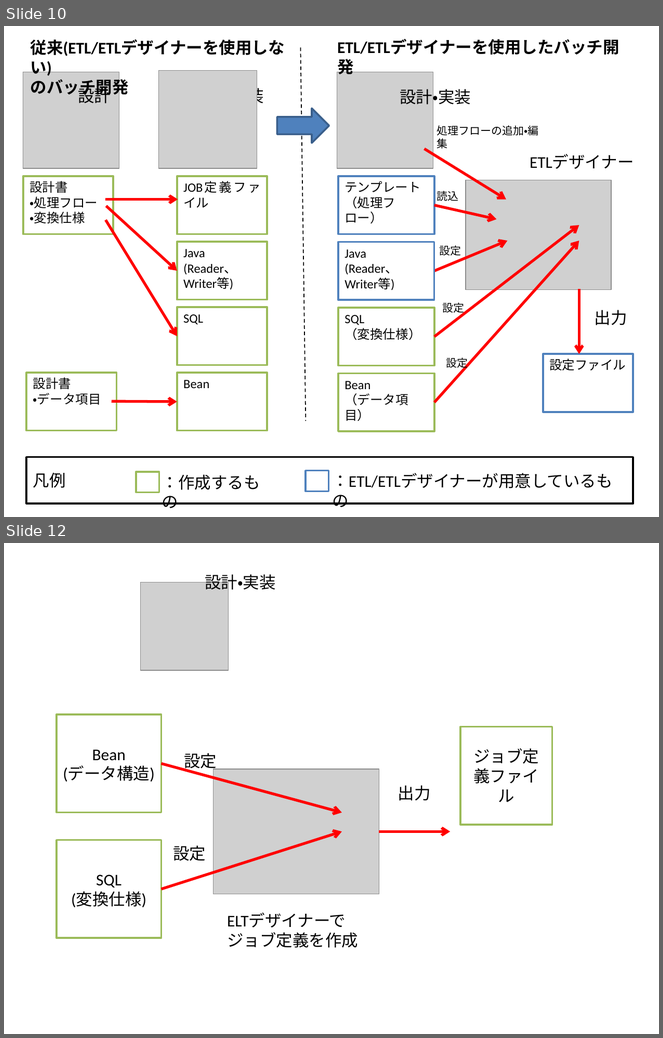
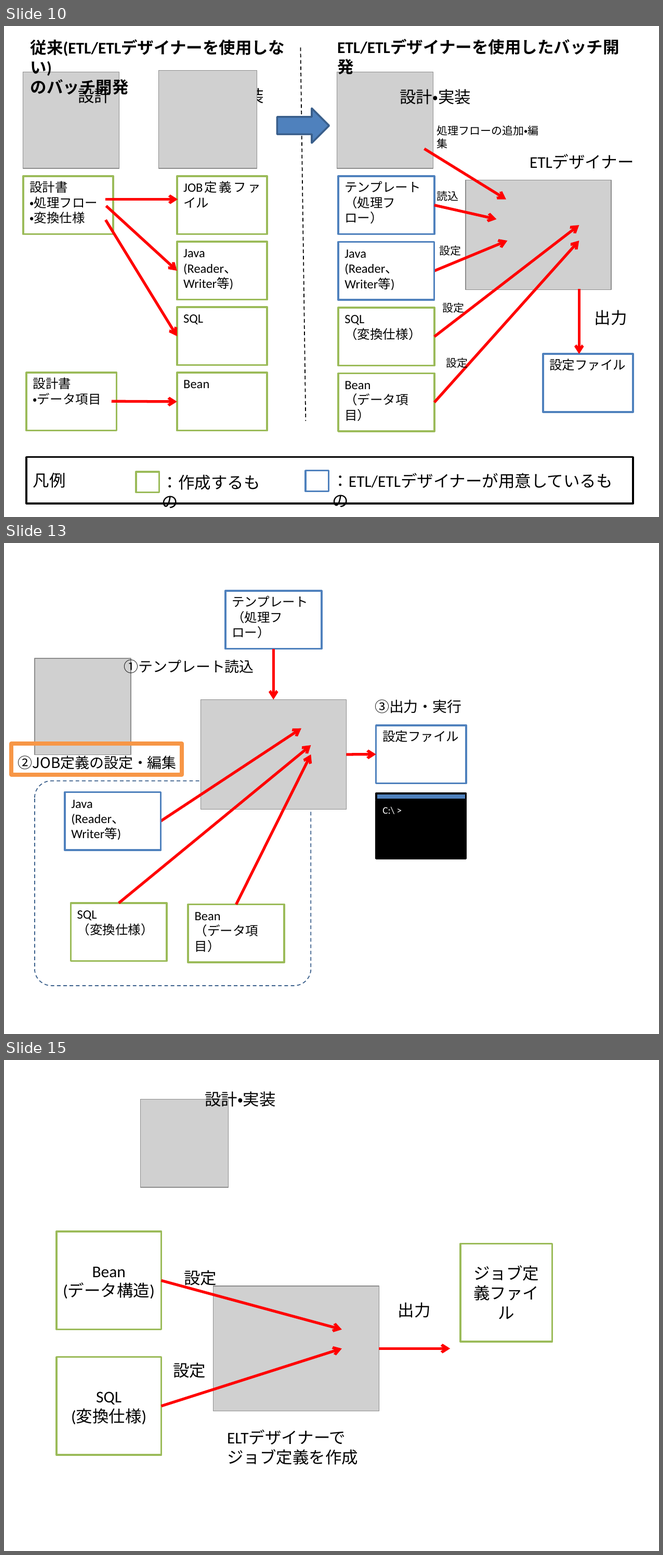
Before and after one commit to nablarch/nablarch-etl-designer, a slide deck: doc/image/etl-designer-images.pptx. Shown one above the other, each under a label of ours: slides 10 and 12 before the commit, slides 10, 13 and 15 after it; the slides between them are not shown. The pictures are 663x1038 and 663x1555 pixels, drawn with LibreOffice and Linux fonts; fonts in the diff are those of the drawing; grey boxes stand for pictures. Boxes give left, top, right and bottom in pixels: in the first picture for what was removed or moved away, otherwise in the second. Text is boxed around its words. In the diff, an @@ line names an element or a change of style, - is before the commit and + after.

```diff
--- a/doc/image/etl-designer-images.pptx
+++ b/doc/image/etl-designer-images.pptx
@@ slide 13 added at <box>4,543,659,1034</box>, background #FFFFFF @@
@@ group added at <box>11,591,467,986</box>: 8 rectangles, 5 arrows, 3 texts, 2 pictures, 1 rounded rectangle @@
+Bean
+（データ項目）
+SQL
+（変換仕様）
+テンプレート
+（処理フロー）
+設定ファイル
+Java
+(Reader、Writer等)
+①テンプレート読込
+②JOB定義の設定・編集
+③出力・実行
+C:\ >
@@ what was slide 12 is now slide 15 @@
```
Also in this commit, not shown: 2 slides changed, 2 other slides added, 4 slides removed, 9 other files.
